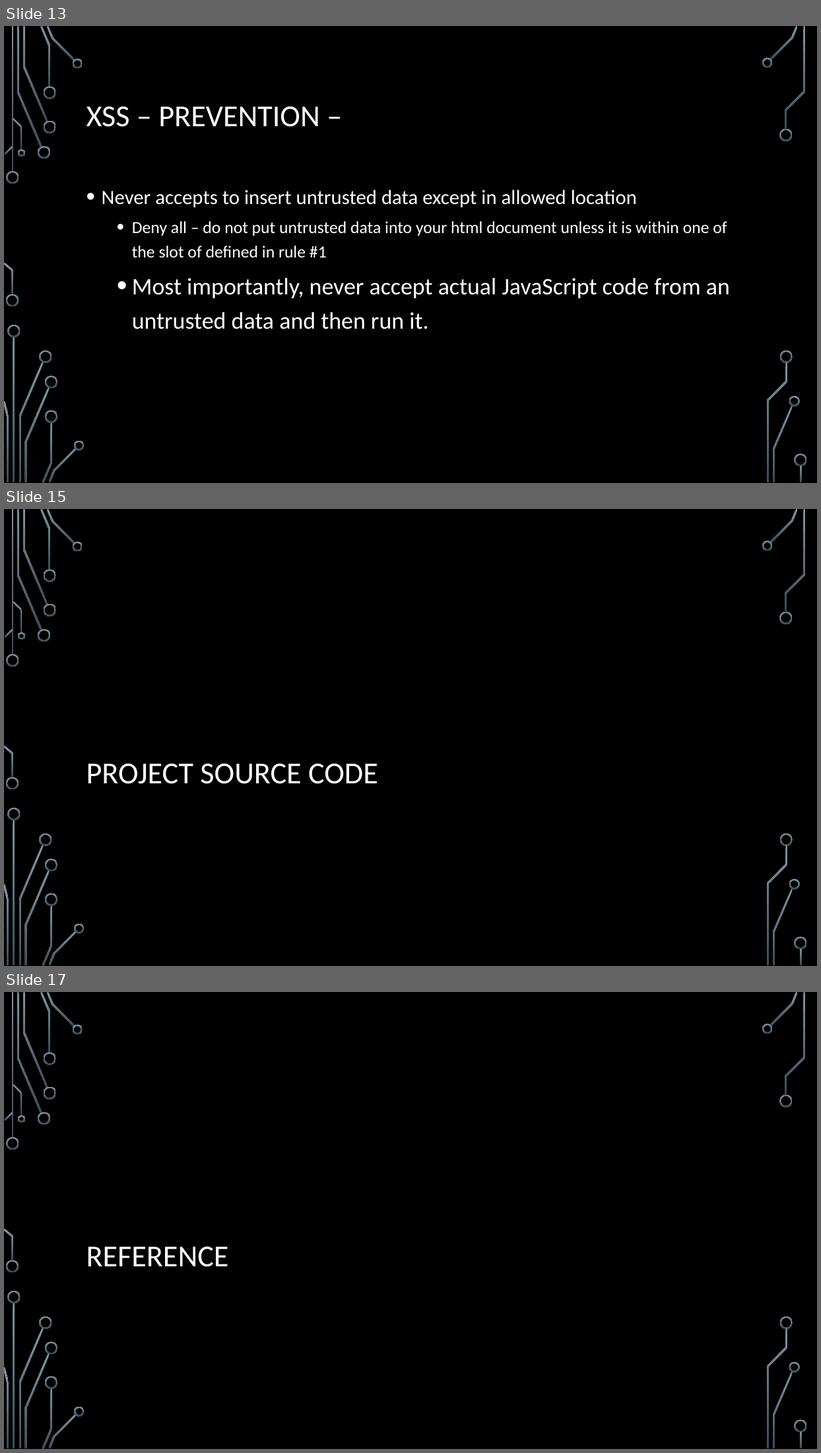
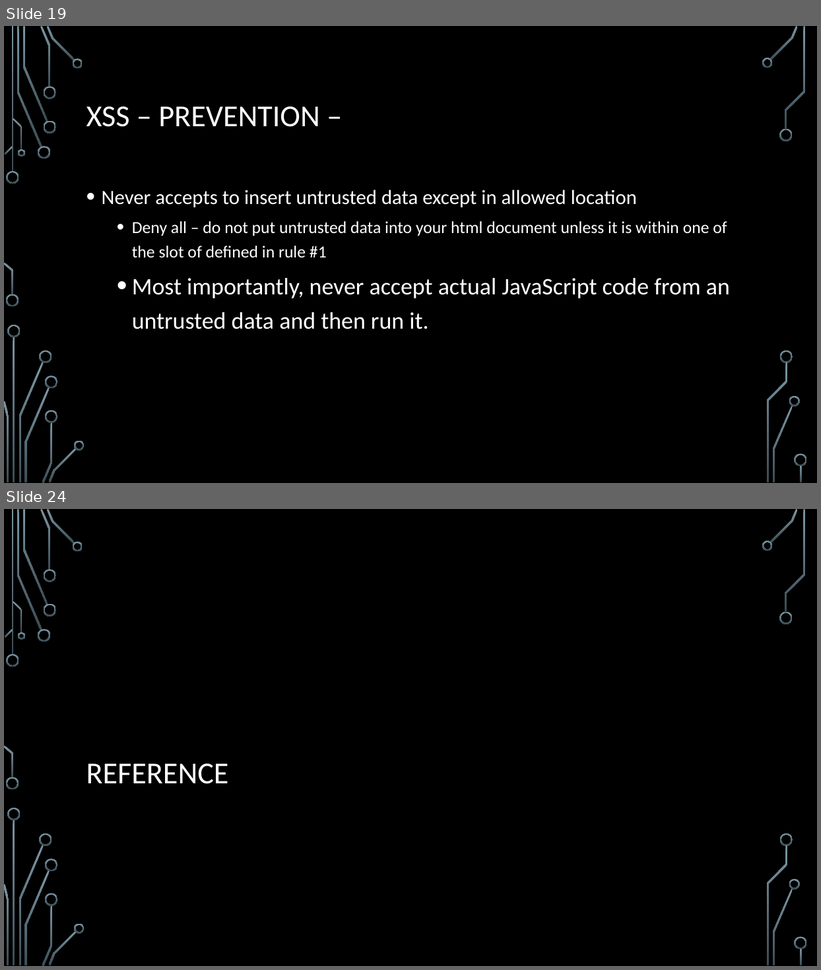
Before and after one commit to 28kayak/CS166_Final_Project, a slide deck: Fianl_Project.pptx. Shown one above the other, each under a label of ours: slides 13, 15 and 17 before the commit, slides 19 and 24 after it; the slides between them are not shown. The pictures are 821x1453 and 821x970 pixels, drawn with LibreOffice and Linux fonts; fonts in the diff are those of the drawing; background and template pictures are left out. Boxes give left, top, right and bottom in pixels: in the first picture for what was removed or moved away, otherwise in the second. Text is boxed around its words. In the diff, an @@ line names an element or a change of style, - is before the commit and + after.

```diff
--- a/Fianl_Project.pptx
+++ b/Fianl_Project.pptx
@@ slide 15 removed at (4,509,817,966), background picture (left out); not listed: 36 template elements that a slide beside it also shows @@
@@ title removed at (86,764,378,784) @@
-PROJECT SOURCE CODE
@@ what was slide 13 is now slide 19 @@
@@ what was slide 17 is now slide 24 @@
```
Also in this commit, not shown: 3 slides changed, 9 slides added, 1 other slide removed.
